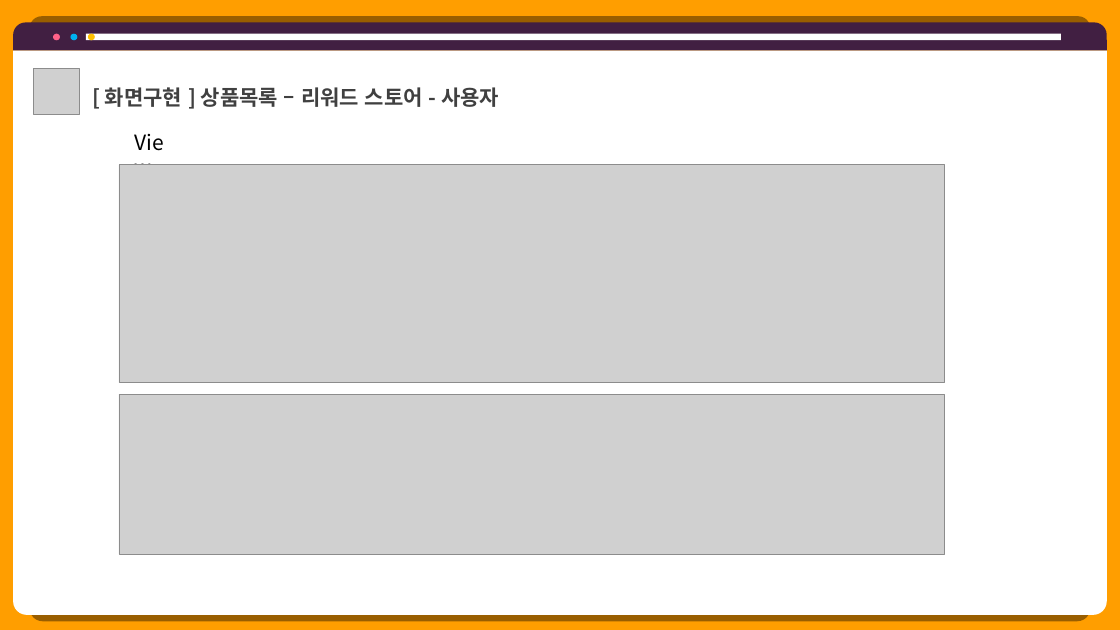
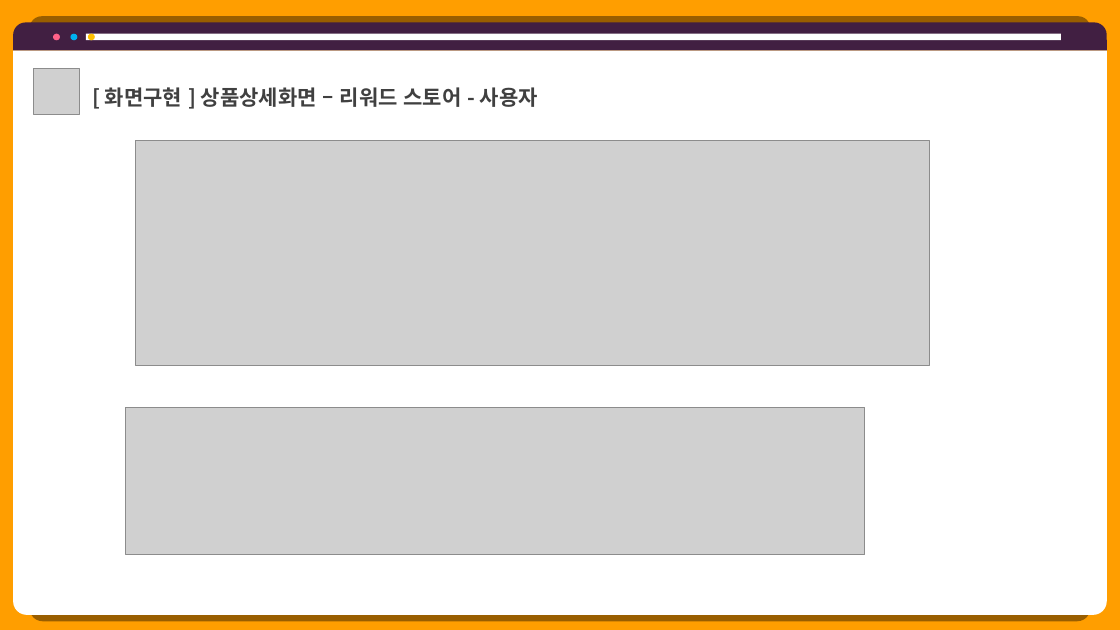
Before and after one commit to hhsw07/ezen-academy-projects, a slide deck: slide 8 of 0 발표용 파워포인트/project06 - 파워포인트 종합 - 기범.pptx (slide 4 before the commit). Drawn at 1120x630 pixels with LibreOffice and Linux fonts; fonts in the diff are those of the drawing; grey boxes stand for pictures. Boxes give left, top, right and bottom in pixels: in the first picture for what was removed or moved away, otherwise in the second. Text is boxed around its words. In the diff, an @@ line names an element or a change of style, - is before the commit and + after.

Commit message:
안드로이드 상세화면

```diff
--- a/0 발표용 파워포인트/project06 - 파워포인트 종합 - 기범.pptx
+++ b/0 발표용 파워포인트/project06 - 파워포인트 종합 - 기범.pptx
@@ text at [105, 87, 538, 107]: text changed @@
-[ 화면구현 ] 상품목록 – 리워드 스토어 - 사용자
+[ 화면구현 ] 상품상세화면 – 리워드 스토어 - 사용자
@@ text removed at [126, 125, 188, 159] @@
-View
@@ picture: place and size @@
-picture at [119, 165, 945, 382]
+picture at [135, 141, 930, 365]
@@ picture: place and size @@
-picture at [119, 394, 945, 554]
+picture at [126, 408, 865, 555]
```
Also in this commit, not shown: 1 other slide changed, 4 slides added, 9 other files.
